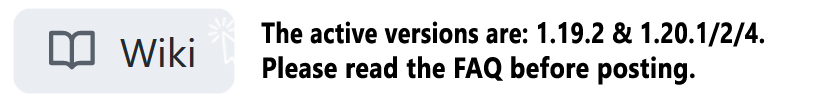
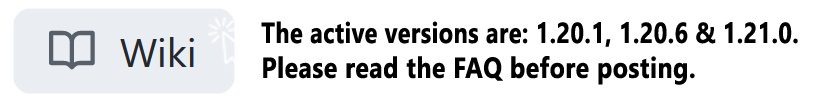
Before/after of a 832 x 100 layered artwork. What changed in the layer stack:
renamed "The active versions are: 1.19.2 & 1.20.1/2/4." to "The active versions are: 1.20.1, 1.20.6 & 1.21.0.", painted on it over (557, 22, 798, 47)
